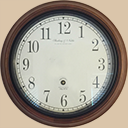
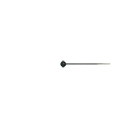
Revision of a layered 128 × 128 image; what changed, layer by layer:
showed "second" over (60, 60, 111, 68)
hid "face" over (0, 0, 128, 128)
hid "Layer 1" over (0, 0, 128, 128)
hid "Background" over (0, 0, 128, 128)
